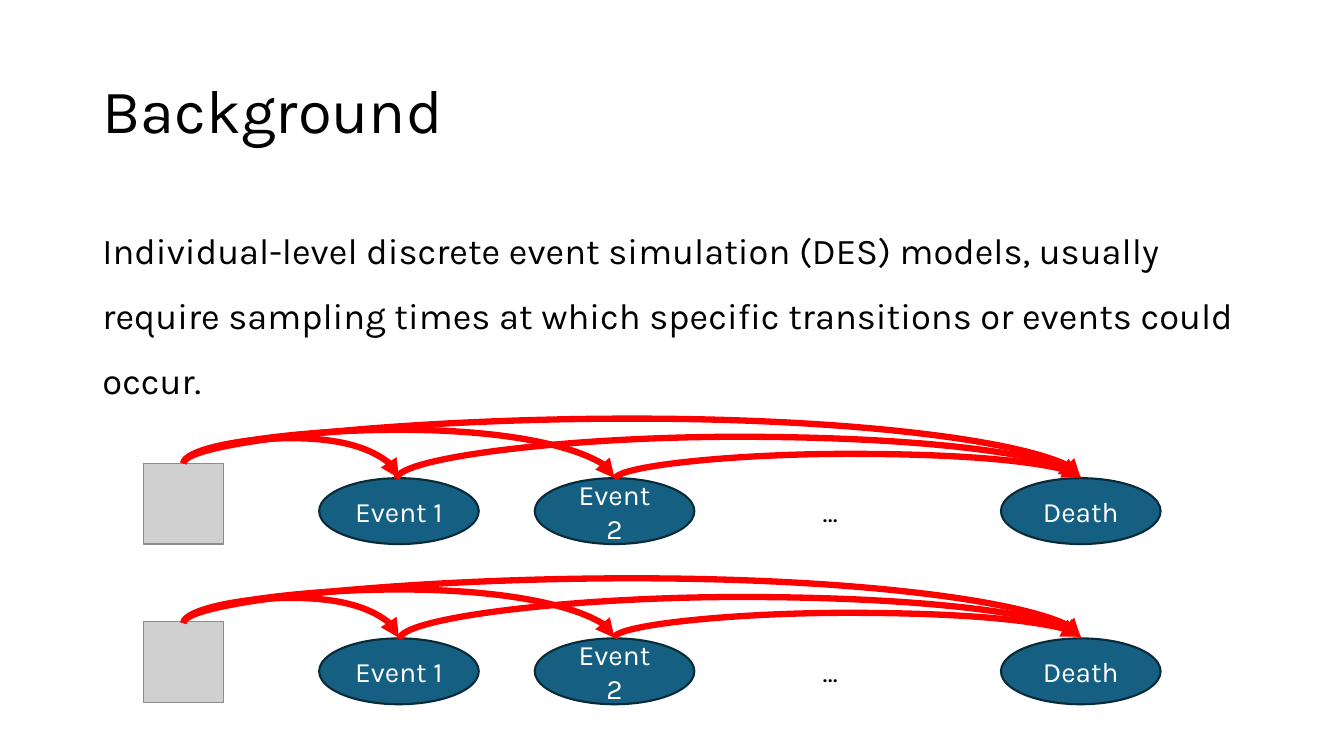
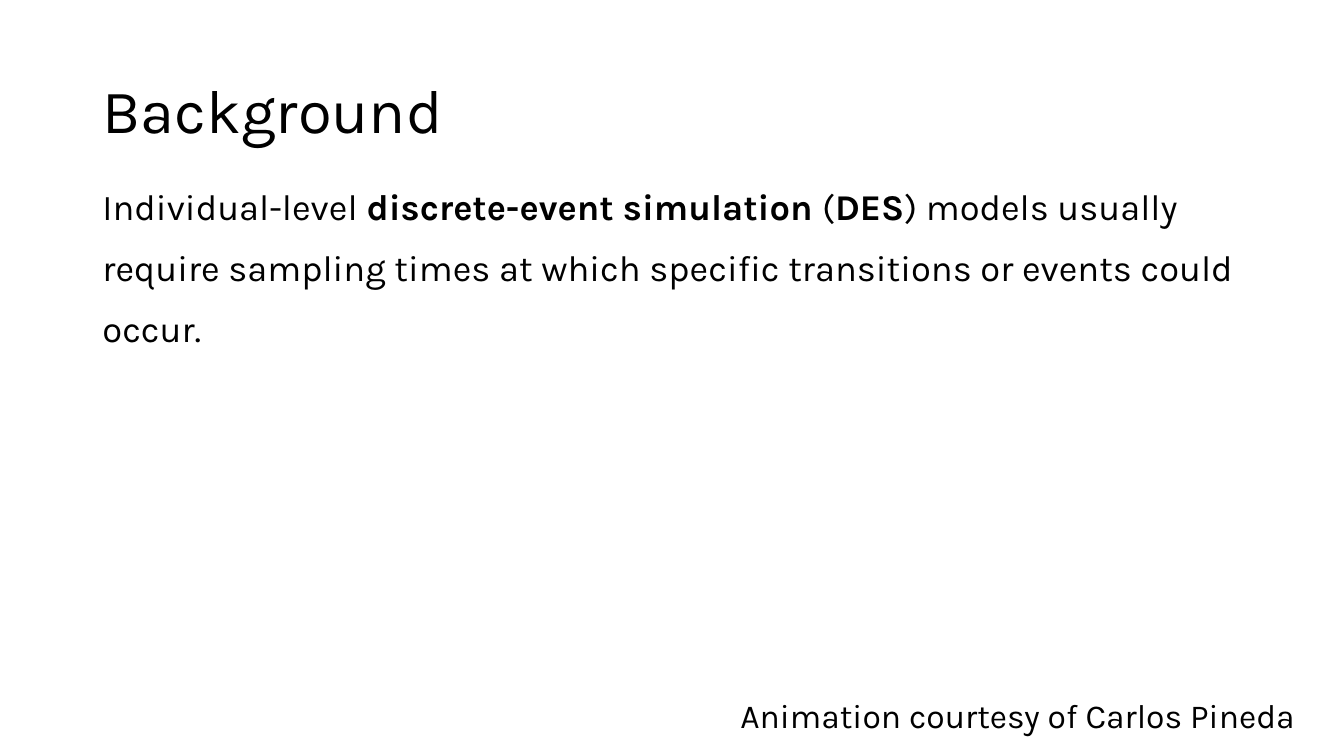
Before and after one commit to ttrikalin/des-R-course, a slide deck: slide 4 of master_files/materials/01_DES.pptx. Drawn at 1344x756 pixels with LibreOffice and Linux fonts; fonts in the diff are those of the drawing; grey boxes stand for pictures; background and template pictures are left out. Boxes give left, top, right and bottom in pixels: in the first picture for what was removed or moved away, otherwise in the second. Text is boxed around its words. In the diff, an @@ line names an element or a change of style, - is before the commit and + after.

```diff
--- a/master_files/materials/01_DES.pptx
+++ b/master_files/materials/01_DES.pptx
@@ text at box(102, 194, 1233, 290): text changed @@
-Individual-level discrete event simulation (DES) models, usually require sampling times at which specific transitions or events could occur.
+Individual-level discrete-event simulation (DES) models usually require sampling times at which specific transitions or events could occur.
@@ curved arrow removed from (184, 464) to (1081, 478) @@
@@ curved arrow removed from (184, 464) to (399, 478) @@
@@ curved arrow removed from (184, 464) to (615, 478) @@
@@ curved arrow removed from (397, 479) to (1079, 478) @@
@@ picture removed at box(143, 464, 224, 544) @@
@@ ellipse removed at box(320, 478, 479, 543) @@
-Event 1
@@ ellipse removed at box(535, 478, 695, 543) @@
-Event 2
@@ curved arrow removed from (615, 479) to (1082, 478) @@
@@ ellipse removed at box(750, 478, 909, 543) @@
-…
@@ ellipse removed at box(1001, 478, 1160, 543) @@
-Death
@@ curved arrow removed from (184, 623) to (399, 638) @@
@@ curved arrow removed from (184, 623) to (615, 638) @@
@@ curved arrow removed from (184, 623) to (1081, 638) @@
@@ curved arrow removed from (400, 639) to (1082, 638) @@
@@ picture removed at box(143, 622, 224, 703) @@
@@ curved arrow removed from (615, 638) to (1081, 636) @@
@@ ellipse removed at box(320, 638, 479, 704) @@
-Event 1
@@ ellipse removed at box(535, 638, 695, 704) @@
-Event 2
@@ ellipse removed at box(750, 638, 909, 704) @@
-…
@@ ellipse removed at box(1001, 638, 1160, 704) @@
-Death
@@ text added at box(740, 705, 1295, 737), 24 pt, text #000000 @@
+Animation courtesy of Carlos Pineda
```
Also in this commit, not shown: 3 other slides changed, 7 slides added, 2 slides removed, 7 other files.
